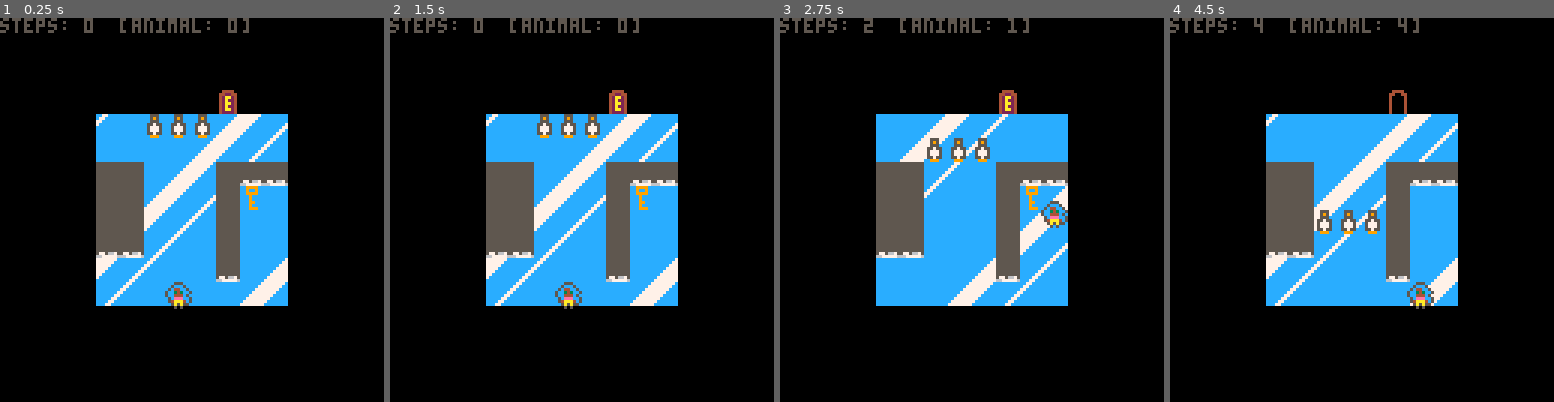
Above: before the commit, frames 1-4 (left to right).
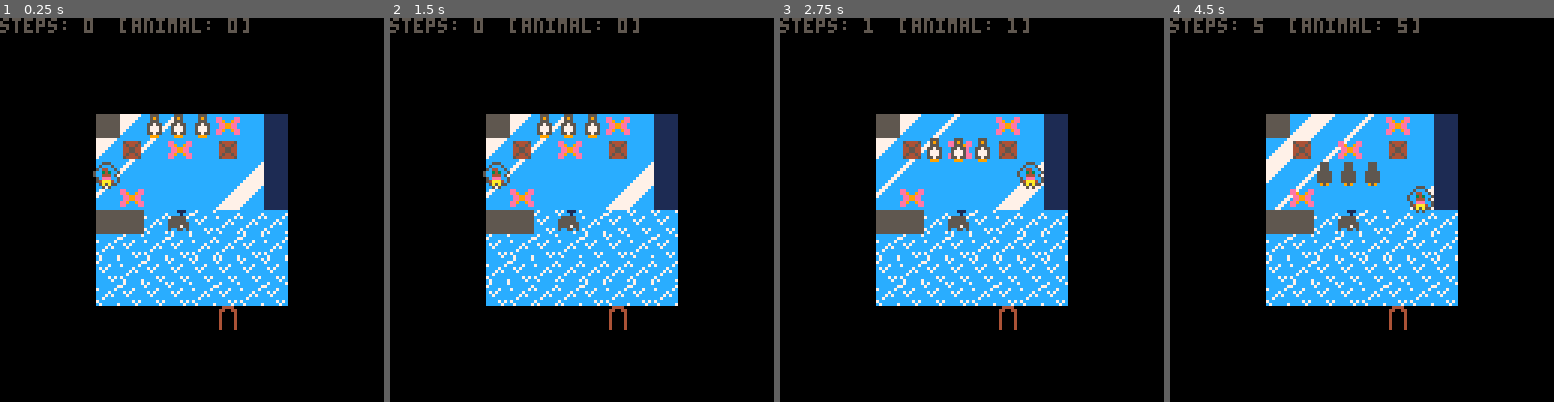
Above: after the commit, the same moments.

Repository: avalkyrie/zoo-game
Game: PICO-8 cartridge zoo.p8
Two runs of this game, one before a commit and one after it. Both use one fixed random seed, a clock stepped at 60 frames per second and the inputs below.
Inputs:
- Up to frame 1 (0.25 s): no input
- Up to frame 2 (1.5 s): tap X (X key) at 0.33, 1.07 s; tap O (Z key) at 0.7 s
- Up to frame 3 (2.75 s): hold Right 1.6-2.1 s; tap O (Z key) at 1.7, 2.1, 2.5 s; tap X (X key) at 1.85 s; hold Up 2.15-2.42 s; hold Right from 2.47 s (still down)
- Up to frame 4 (4.5 s): tap O (Z key) every 0.4 s from 2.9 to 4.1 s; tap X (X key) at 2.97, 4.08 s; release Right at 3.03 s; hold Left 3.08-3.58 s; hold Down 3.63-3.97 s; hold Right from 4.02 s (still down)

The runs differ from the first frame. In frame 1, 13% of the frame differs, in the area x 24-75%, y 18-82%; in frame 2, 13%; in frame 3, 12%; in frame 4, 14%, in the area x 21-75%, y 0-82%.

Commit message:
Add placeholder sprites and map for ice2 level.

Diff:
--- a/zoo.p8
+++ b/zoo.p8
@@ -3,8 +3,8 @@
 __lua__
 
 -- game state
-state = { menu = 1, lvl = 1 }
-paused = 0
+state={menu=1,lvl=2}
+paused=0
 
 maprect = {} -- x, y, width, height, xdrawoffset, ydrawoffset
 
@@ -27,10 +27,12 @@
 
 	key = 48,
 	tank = 49,
+	bow=50,
 
 	rpenguin = 80,
 	dpenguin = 81,
 	upenguin = 82,
+	whale=105,
 
 	jelly = 97,
 
@@ -64,7 +66,7 @@
 
 -- sprite flags
 fwalkable = 0x1
---fwater = 0x2
+fwater = 0x2
 fice = 0x4
 --ffire = 0x8
 fdeath = 0x40
@@ -129,7 +131,24 @@
 		animals[3][1] = index.dpenguin
 		animals[4][1] = index.dpenguin
 		animals[5][1] = index.dpenguin
-	elseif(state.lvl == 2) then
+	elseif(state.lvl==2) then
+		-- ice 2
+		maprect = {8, 0, 8, 8, 4, 4}
+        player.x = 1
+        player.y = 3
+		exit.x = 6
+		exit.y = 9
+		exit.sprite = index.oexit
+		sprites[2][4] = index.bow
+		sprites[4][2] = index.bow
+		sprites[6][1] = index.bow
+		blocks[2][2] = index.block
+		blocks[6][2] = index.block
+		animals[3][1] = index.dpenguin
+		animals[4][1] = index.dpenguin
+		animals[5][1] = index.dpenguin
+		animals[4][5] = index.whale
+	elseif(state.lvl == 3) then
 		-- aviary 1
 		maprect = {0, 8, 8, 8, 4, 4}
         player.x = 8
@@ -162,7 +181,7 @@
 		animals[2][8] = index.usnake
 		animals[15][8] = index.usnake
 
-	elseif(state.lvl == 3) then
+	elseif(state.lvl == 5) then
 		-- ocean 1
 		maprect = {0, 16, 8, 8, 4, 4}
         player.x = 1
@@ -507,6 +526,7 @@
 
 	if (blockingsprite(x, y)) return false
 	if (player.x == x and player.y == y) return false
+	if (band(flags, fwater) > 0) return false
 	if (band(flags, fwalkable) > 0) return true
 
 	return false
@@ -610,12 +630,12 @@
 ccccccccc77777777ccccccccccc77cccccccccc0000000000000000000000000000000011111111113131111141141157756675555555550000000000000000
 cccccccc77777777ccccccccccc77ccccccccccc0000000000000000000000000000000011111111111111111111111166777776555555550000000000000000
 00999900000550000000000000444400004444000000000000000000000000000000000000000000000000000000000000000000000000000000000000000000
-009009000055550000000000044224400440044000000000000000000ee00ee00ee0ee0000000000054444500000000000000000000000000000000000000000
-0099990000aaaaa000000000042aa240040000400000000000000000e88ee88ee88e88e000000000045445400544445000000000000000000000000000000000
-000900000055550a00000000042a2240040000400000000000000000e888888ee88888e000000000044554400454454000000000000000000000000000000000
-000900000055550a00000000042aa240040000400000000000000000e888888e0e888e0000000000044554400445544000000000000000000000000000000000
-0009900000aaaa0a00000000042a22400400004000000000000000000e8888e000e8e00000000000045445400445544000000000000000000000000000000000
-00090000005555a000000000042aa24004000040000000000000000000e88e00000e000000000000054444500454454000000000000000000000000000000000
+0090090000555500ee0000ee044224400440044000000000000000000ee00ee00ee0ee0000000000054444500000000000000000000000000000000000000000
+0099990000aaaaa0ee9009ee042aa240040000400000000000000000e88ee88ee88e88e000000000045445400544445000000000000000000000000000000000
+000900000055550a0ee99ee0042a2240040000400000000000000000e888888ee88888e000000000044554400454454000000000000000000000000000000000
+000900000055550a0ee99ee0042aa240040000400000000000000000e888888e0e888e0000000000044554400445544000000000000000000000000000000000
+0009900000aaaa0aee9009ee042a22400400004000000000000000000e8888e000e8e00000000000045445400445544000000000000000000000000000000000
+00090000005555a0ee0000ee042aa24004000040000000000000000000e88e00000e000000000000054444500454454000000000000000000000000000000000
 00099900005555000000000004222240040000400000000000000000000ee0000000000000000000000000000544445000000000000000000000000000000000
 000000000000000000000000000000000000000000000000000000000000000000ccc00c00eeee00000000000000000000000000000000000000000000000000
 00ccc00000cccc000000000000000000000000000000000000000000000000000c666cc00eeefee0000000000000000000000000000000000000000000000000
@@ -633,13 +653,13 @@
 00557700057775000555550000000000000000000000000000000000000000000000000000000000000000000000000000000000000000000000000000000000
 00555700055755000555550000000000000000000000000000000000000000000000000000000000000000000000000000000000000000000000000000000000
 00059900009990000095900000000000000000000000000000000000000000000000000000000000000000000000000000000000000000000000000000000000
-0000000000eeee00550000550000000000005535355000000999044000000bb0000bbbb0000000000000000000000000000000000000000000000000d09090d0
-002220000ee77ee005500005550000000005535553550000999990440000bbb80bbbb00b000000000000000000000000000000000000000000000000dd090ddd
-20525022ee7777ee05550555555555000033333333333bb095f5900400bbbb000bb00000000000000000000000000000000000000000000000000000edd9dded
-222222200eeeeee000555555555585500535535535535b5b9fff90040bbbb00000000bb0000000000000000000000000000000000000000000000000ded9dedd
-002222000e00e00e0055555555555555bb33333333333bbb099940440bb00000000bbbb0000000000000000000000000000000000000000000000000ddd9ddd0
-02220220e00e00e00555055555567670000bb3333bbb00000044444000000bb000bbbb0000000000000000000000000000000000000000000000000000d9d000
-220220220e00e00e05500000555555000bbbb00000bbb00000444400b00bbbb08bbb0000000000000000000000000000000000000000000000000000ddd9ddd0
+0000000000eeee00550000550000000000005535355000000999044000000bb0000bbbb0000111000000000000000000000000000000000000000000d09090d0
+002220000ee77ee005500005550000000005535553550000999990440000bbb80bbbb00b000010000000000000000000000000000000000000000000dd090ddd
+20525022ee7777ee05550555555555000033333333333bb095f5900400bbbb000bb00000055555000000000000000000000000000000000000000000edd9dded
+222222200eeeeee000555555555585500535535535535b5b9fff90040bbbb00000000bb0555555000000000000000000000000000000000000000000ded9dedd
+002222000e00e00e0055555555555555bb33333333333bbb099940440bb00000000bbbb0555555500000000000000000000000000000000000000000ddd9ddd0
+02220220e00e00e00555055555567670000bb3333bbb00000044444000000bb000bbbb0055557550000000000000000000000000000000000000000000d9d000
+220220220e00e00e05500000555555000bbbb00000bbb00000444400b00bbbb08bbb0000500550500000000000000000000000000000000000000000ddd9ddd0
 20002000e00e00e05500000555000000bbb000000bbb0000040044000bbbb0000bb00000000000000000000000000000000000000000000000000000ed000ded
 000000406000000600000000060060000333000203350ddd0999000000777700000004400777000044004044e000e00000000000000000000000000000000000
 0666000460000066900909500e00e0008b830022033333d04549000007777770044400440a57007004440004eeee000000000000000000000000000000000000
@@ -709,14 +729,14 @@
 00434300000000000000000000000000008181010000000000000000000000000505050505000000000101010000000000000000010000000000000000000000002a8b18000000000000000000000000000000ef0000000000000000000000000000000000000040400000000000000000000000000000000000000000000000
 0000000000000000000000000000000000000000000000000000000000000000000000000000000000000000000000000000000000000000000000000000000000000000000000000000000000000000000000000000000000000000000000000000000100000000000000000000000000000000000000000000000000000000
 __map__
-20202020202020200000000a0a0a0a0a0a0a0a0a0a0a0a0a0a0a0a0a00000000000000000000000000000000000000000000000000000000000000000000000000000000000000000000000000000000000000000000000000000000000000000000000000000000000000000000000000000000000000000000000000000000
-2020202020202020000000000000000000000000000a0a0a0a0a0a0a00000000000000000000000000000000000000000000000000000000000000000000000000000000000000000000000000000000000000000000000000000000000000000000000000000000000000000000000000000000000000000000000000000000
-2d2d2020202d2c2c080800000000000000000000000a0a000a0a0a0a0a0a0000000000000000000000000000000000000000000000000000000000000000000000000000000000000000000000000000000000000000000000000000000000000000000000000000000000000000000000000000000000000000000000000000
-2d2d2020202d2020070700000000000000000000000000000000000000000000000000000000000000000000000000000000000000000000000000000000000000000000000000000000000000000000000000000000000000000000000000000000000000000000000000000000000000000000000000000000000000000000
-2d2d2020202d2020070700000000000000000000000000000000000000000000000000000000000000000000000000000000000000000000000000000000000000000000000000000000000000000000000000000000000000000000000000000000000000000000000000000000000000000000000000000000000000000000
-2c2c2020202d20200a0a0a0a000a0a0a0a0a0a0a0a0a00000000000000000000000000000000000000000000000000000000000000000000000000000000000000000000000000000000000000000000000000000000000000000000000000000000000000000000000000000000000000000000000000000000000000000000
-20202020202c2020000000000000000000000000000000000000000000000000000000000000000000000000000000000000000000000000000000000000000000000000000000000000000000000000000000000000000000000000000000000000000000000000000000000000000000000000000000000000000000000000
-202020202020202000000000000000000000000000000a0a0a0a0a0a00000000000000000000000000000000000000000000000000000000000000000000000000000000000000000000000000000000000000000000000000000000000000000000000000000000000000000000000000000000000000000000000000000000
+20202020202020202d202020202020290a0a0a0a0a0a0a0a0a0a0a0a00000000000000000000000000000000000000000000000000000000000000000000000000000000000000000000000000000000000000000000000000000000000000000000000000000000000000000000000000000000000000000000000000000000
+2020202020202020202020202020202900000000000a0a0a0a0a0a0a00000000000000000000000000000000000000000000000000000000000000000000000000000000000000000000000000000000000000000000000000000000000000000000000000000000000000000000000000000000000000000000000000000000
+2d2d2020202d2c2c202020202020202900000000000a0a000a0a0a0a0a0a0000000000000000000000000000000000000000000000000000000000000000000000000000000000000000000000000000000000000000000000000000000000000000000000000000000000000000000000000000000000000000000000000000
+2d2d2020202d2020202020202020202900000000000000000000000000000000000000000000000000000000000000000000000000000000000000000000000000000000000000000000000000000000000000000000000000000000000000000000000000000000000000000000000000000000000000000000000000000000
+2d2d2020202d20202d2d02020102020200000000000000000000000000000000000000000000000000000000000000000000000000000000000000000000000000000000000000000000000000000000000000000000000000000000000000000000000000000000000000000000000000000000000000000000000000000000
+2c2c2020202d202002010201020201020a0a0a0a0a0a00000000000000000000000000000000000000000000000000000000000000000000000000000000000000000000000000000000000000000000000000000000000000000000000000000000000000000000000000000000000000000000000000000000000000000000
+20202020202c2020010201010101010100000000000000000000000000000000000000000000000000000000000000000000000000000000000000000000000000000000000000000000000000000000000000000000000000000000000000000000000000000000000000000000000000000000000000000000000000000000
+202020202020202002010101020102010000000000000a0a0a0a0a0a00000000000000000000000000000000000000000000000000000000000000000000000000000000000000000000000000000000000000000000000000000000000000000000000000000000000000000000000000000000000000000000000000000000
 1014101412101014101014141410101012101012101010100000000000000000000000000000000000000000000000000000000000000000000000000000000000000000000000000000000000000000000000000000000000000000000000000000000000000000000000000000000000000000000000000000000000000000
 1410141412101410101010141414101012101012101010100000000000000000000000000000000000000000000000000000000000000000000000000000000000000000000000000000000000000000000000000000000000000000000000000000000000000000000000000000000000000000000000000000000000000000
 1010141012131313141210141410141012101010101012140000000000000000000000000000000000000000000000000000000000000000000000000000000000000000000000000000000000000000000000000000000000000000000000000000000000000000000000000000000000000000000000000000000000000000
